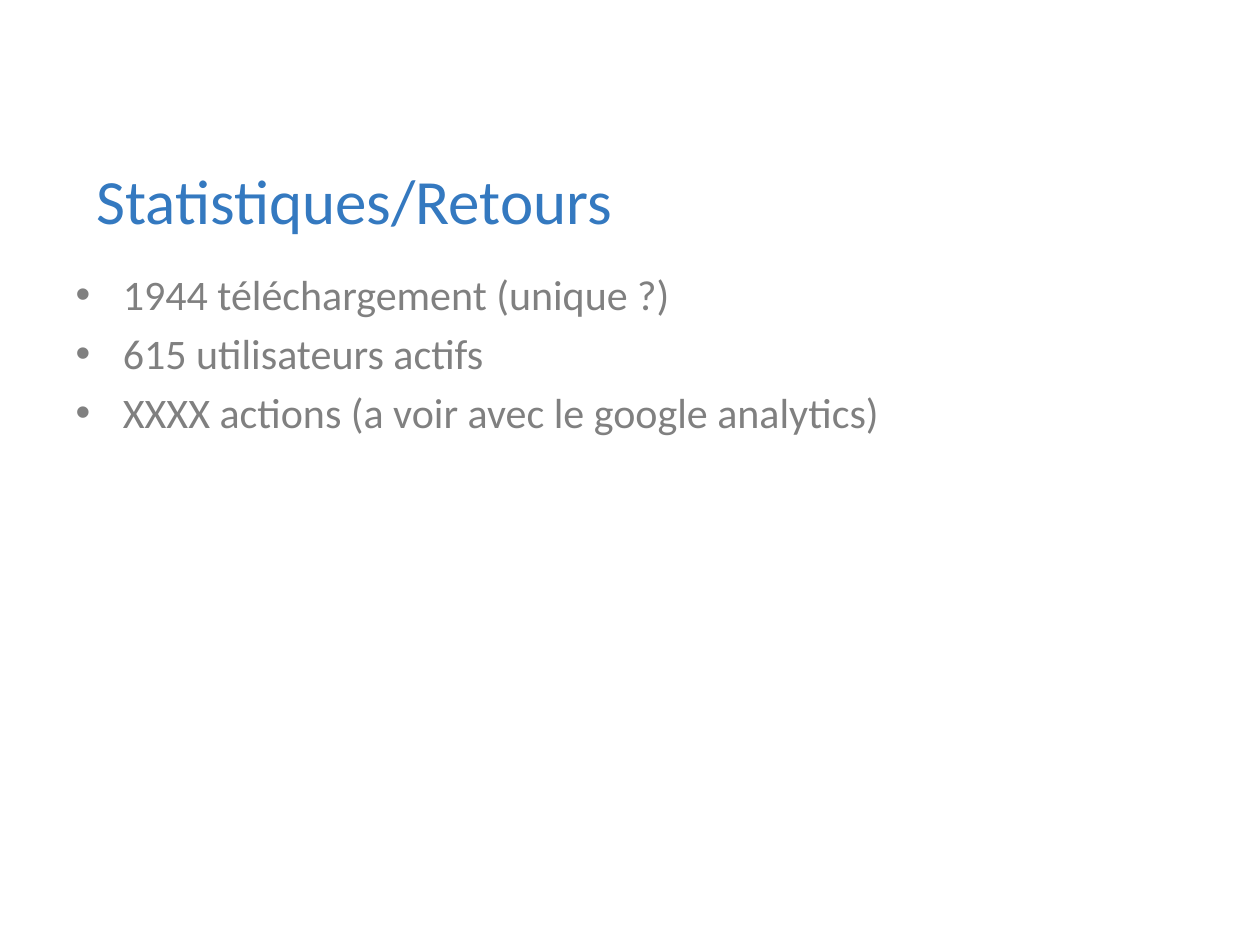
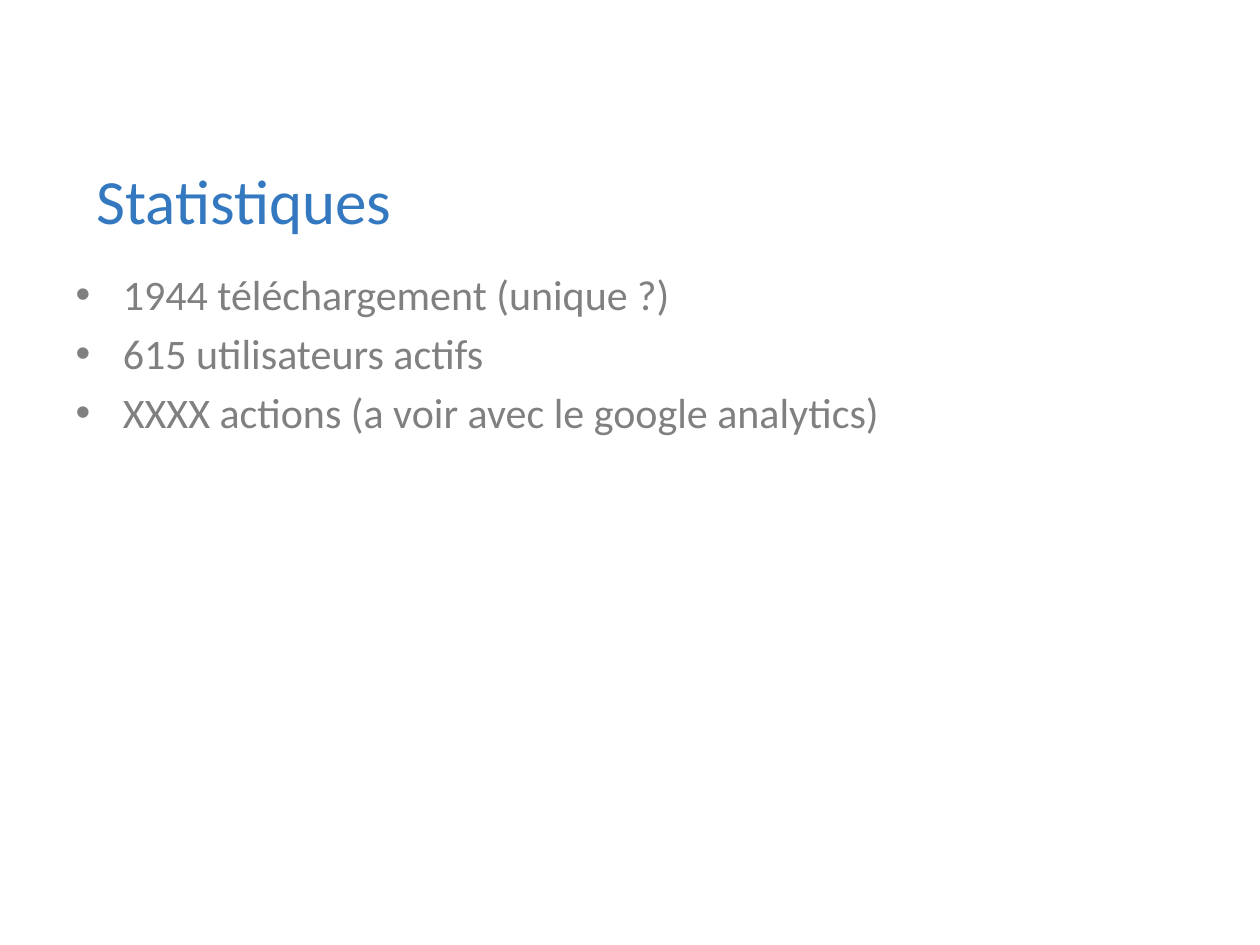
Before and after one commit to Riges/eip-silverlight, a slide deck: slide 14 of Docs/eip 10.09.11/myNETwork.pptx (slide 7 before the commit). Drawn at 1260x945 pixels with LibreOffice and Linux fonts; fonts in the diff are those of the drawing; background and template pictures are left out. Boxes give left, top, right and bottom in pixels: in the first picture for what was removed or moved away, otherwise in the second. Text is boxed around its words. In the diff, an @@ line names an element or a change of style, - is before the commit and + after.

```diff
--- a/Docs/eip 10.09.11/myNETwork.pptx
+++ b/Docs/eip 10.09.11/myNETwork.pptx
@@ text at (97,180,392,234): text changed @@
-Statistiques/Retours
+Statistiques
```
Also in this commit, not shown: 2 other slides changed, 3 slides added, 3 slides removed.
